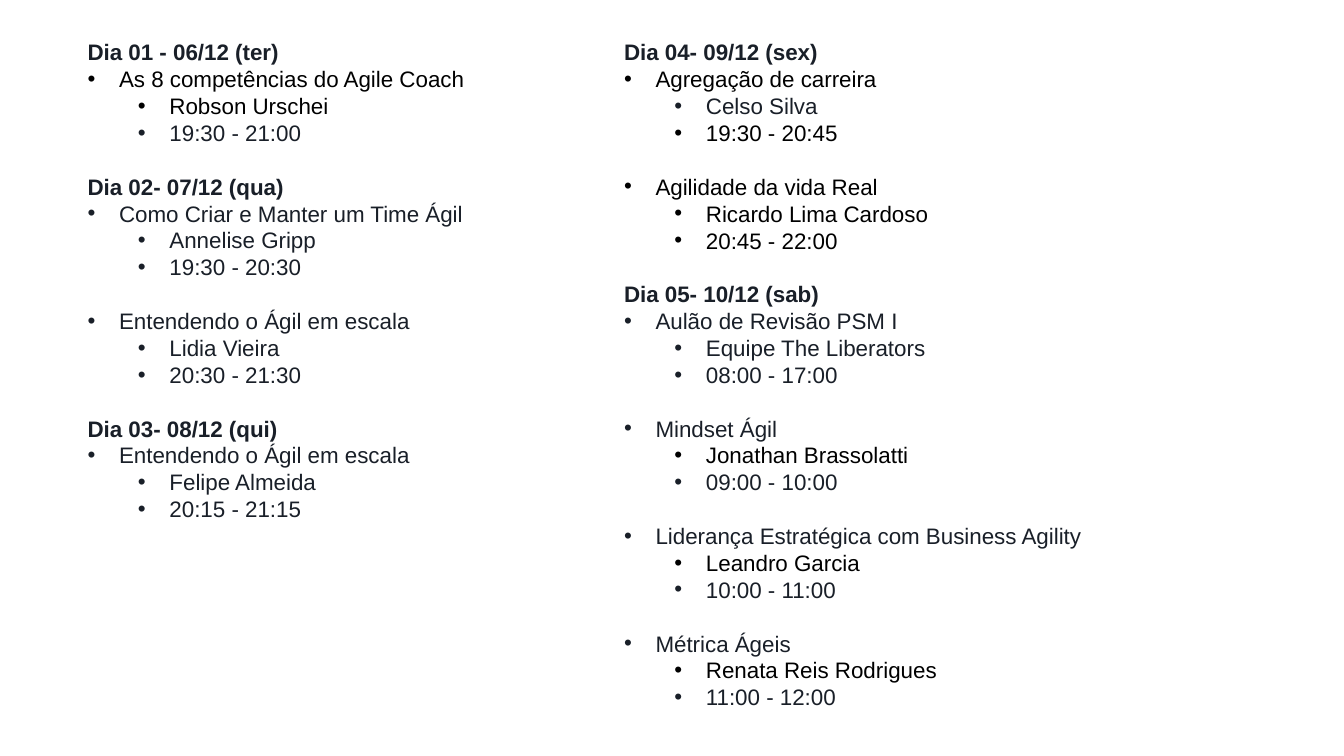
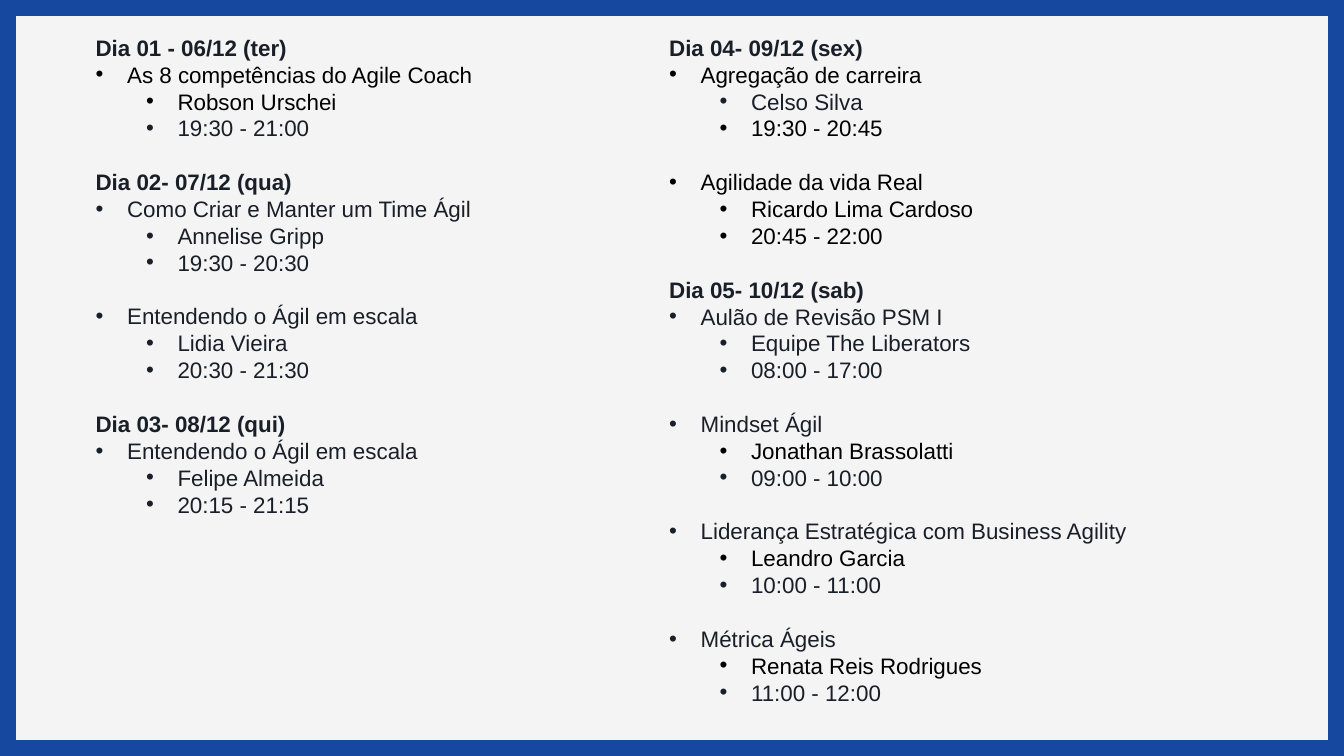
Before and after one commit to SamuelRocha2015/TL-Natal-Solidario, a slide deck: slide 1 of Programacao.pptx. Drawn at 1344x756 pixels with LibreOffice and Linux fonts; fonts in the diff are those of the drawing. Boxes give left, top, right and bottom in pixels: in the first picture for what was removed or moved away, otherwise in the second. Text is boxed around its words. In the diff, an @@ line names an element or a change of style, - is before the commit and + after.

```diff
--- a/Programacao.pptx
+++ b/Programacao.pptx
@@ background #FFFFFF to #E7E6E6 at 41% opacity @@
@@ frame added at bbox=[0, 0, 1344, 756], fill #16489F, outline #16489F 1 pt @@
@@ text "Dia 01 - 06/12 (ter)": place and size @@
-text "Dia 01 - 06/12 (ter)" at bbox=[88, 43, 464, 518]
+text "Dia 01 - 06/12 (ter)" at bbox=[96, 39, 473, 514]
@@ text "Dia 04- 09/12 (sex)": place and size @@
-text "Dia 04- 09/12 (sex)" at bbox=[624, 43, 1082, 706]
+text "Dia 04- 09/12 (sex)" at bbox=[669, 39, 1127, 702]
```
Also in this commit, not shown: 1 other file.
